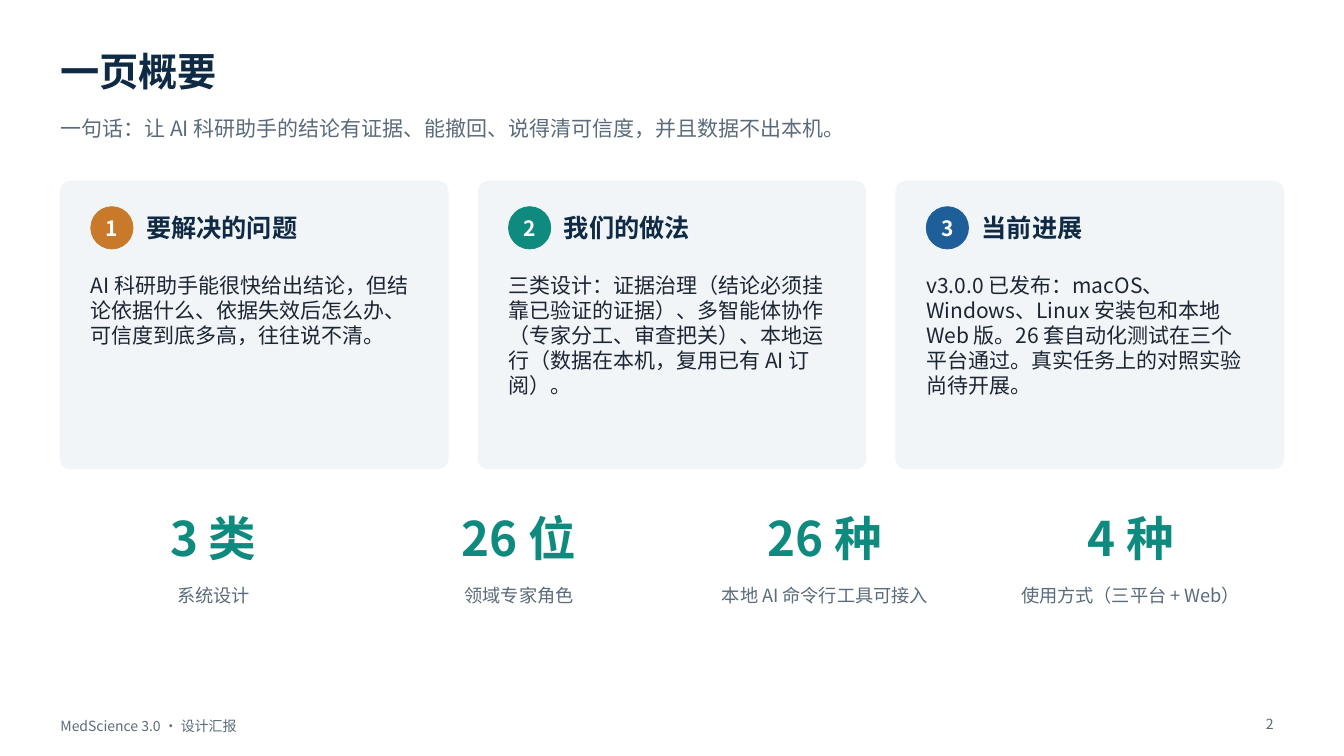
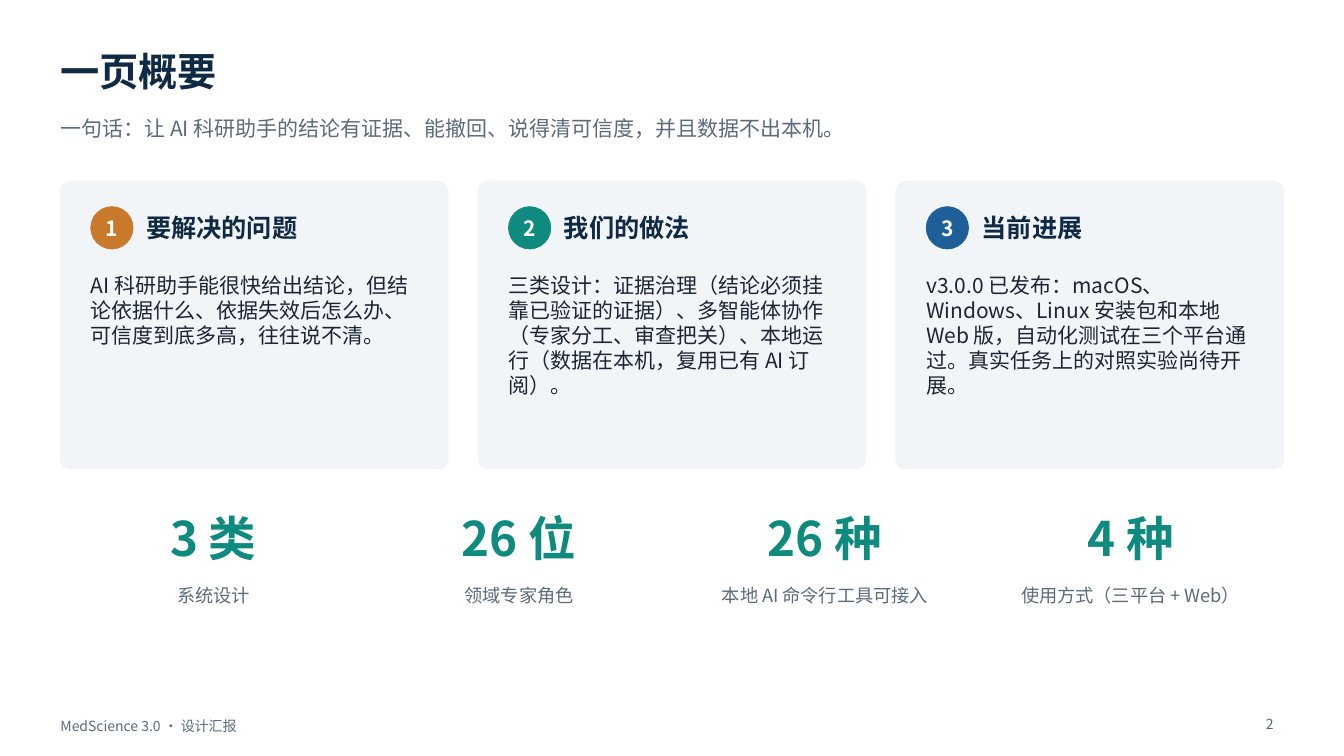
Before and after one commit to BenjaminDuo/MedScience, a slide deck: slide 2 of docs/presentation/MedScience-3.0-设计汇报.pptx. Drawn at 1344x756 pixels with LibreOffice and Linux fonts; fonts in the diff are those of the drawing. Boxes give left, top, right and bottom in pixels: in the first picture for what was removed or moved away, otherwise in the second. Text is boxed around its words. In the diff, an @@ line names an element or a change of style, - is before the commit and + after.

```diff
--- a/docs/presentation/MedScience-3.0-设计汇报.pptx
+++ b/docs/presentation/MedScience-3.0-设计汇报.pptx
@@ text at [926, 275, 1247, 395]: text changed @@
-v3.0.0 已发布：macOS、Windows、Linux 安装包和本地 Web 版。26 套自动化测试在三个平台通过。真实任务上的对照实验尚待开展。
+v3.0.0 已发布：macOS、Windows、Linux 安装包和本地 Web 版，自动化测试在三个平台通过。真实任务上的对照实验尚待开展。
```
Also in this commit, not shown: 8 other slides changed, 5 slides removed, 5 other files.
